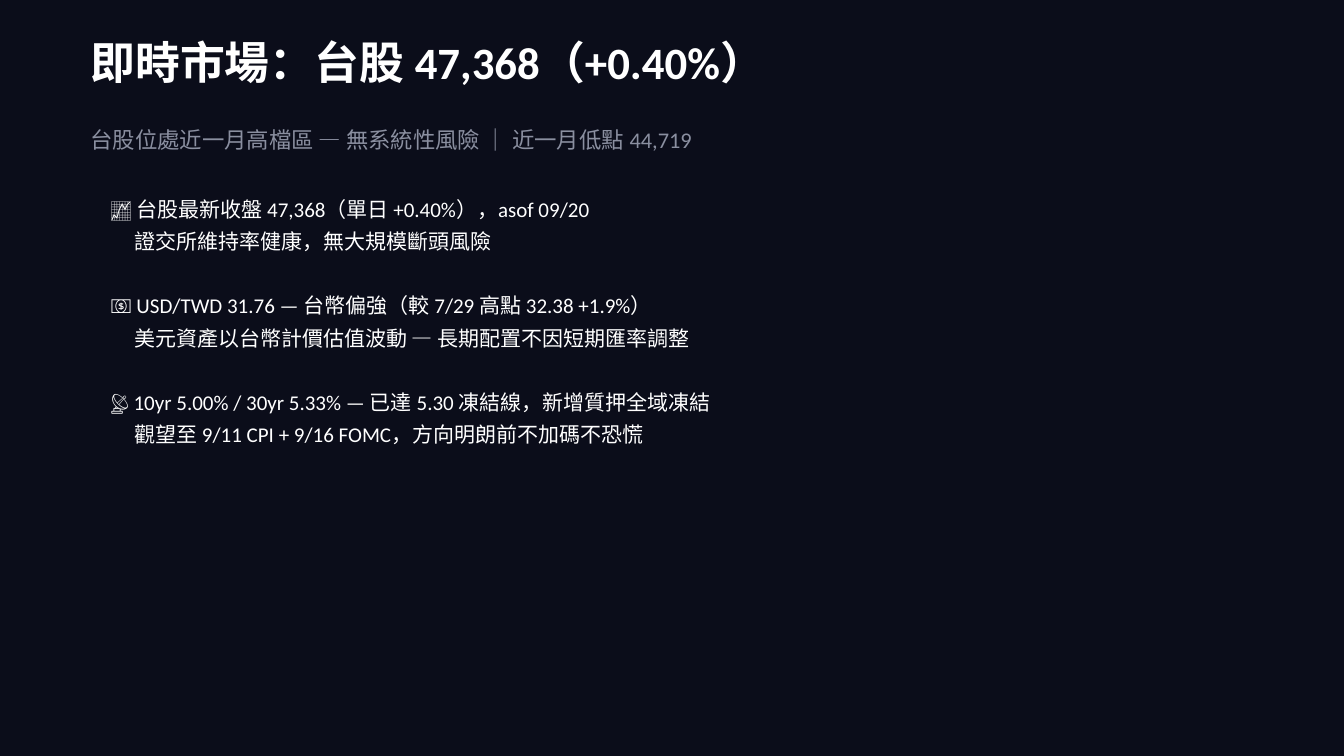
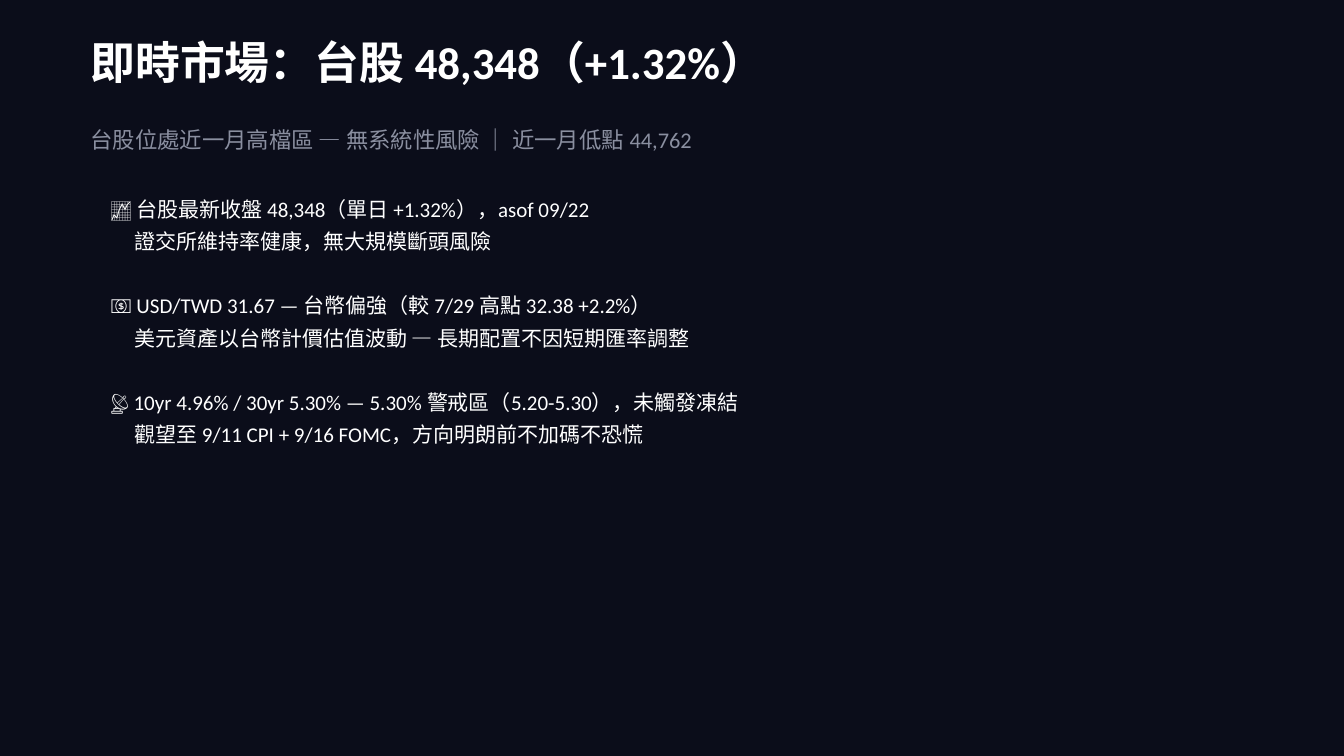
Before and after one commit to b0988321088/longjiu-dashboard-2, a slide deck: slide 2 of grand_pivot_deck.pptx. Drawn at 1344x756 pixels with LibreOffice and Linux fonts; fonts in the diff are those of the drawing. Boxes give left, top, right and bottom in pixels: in the first picture for what was removed or moved away, otherwise in the second. Text is boxed around its words. In the diff, an @@ line names an element or a change of style, - is before the commit and + after.

Commit message:
data: 大轉向簡報產物更新（P3-1 降階後實跑驗證，asof 09/22）

```diff
--- a/grand_pivot_deck.pptx
+++ b/grand_pivot_deck.pptx
@@ text at [91,40,765,85]: text changed @@
-即時市場：台股 47,368（+0.40%）
+即時市場：台股 48,348（+1.32%）
@@ text at [91,129,692,151]: text changed @@
-台股位處近一月高檔區 — 無系統性風險 ｜ 近一月低點 44,719
+台股位處近一月高檔區 — 無系統性風險 ｜ 近一月低點 44,762
@@ text at [136,199,589,220]: text changed @@
-📈 台股最新收盤 47,368（單日 +0.40%），asof 09/20
+📈 台股最新收盤 48,348（單日 +1.32%），asof 09/22
@@ text at [136,295,651,315]: text changed @@
-💵 USD/TWD 31.76 — 台幣偏強（較 7/29 高點 32.38 +1.9%）
+💵 USD/TWD 31.67 — 台幣偏強（較 7/29 高點 32.38 +2.2%）
@@ text at [134,392,739,414]: text changed @@
-📡 10yr 5.00% / 30yr 5.33% — 已達 5.30 凍結線，新增質押全域凍結
+📡 10yr 4.96% / 30yr 5.30% — 5.30% 警戒區（5.20-5.30），未觸發凍結
```
Also in this commit, not shown: 9 other slides changed, 1 other file.
